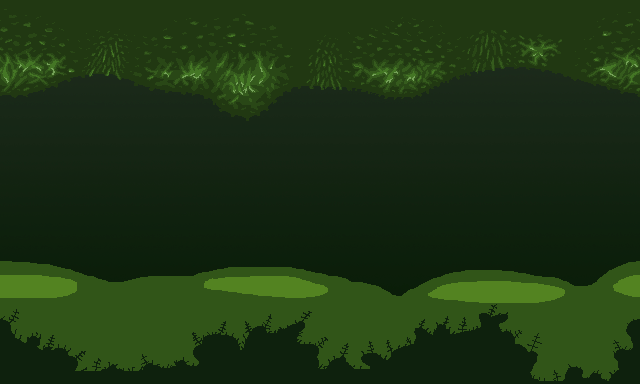
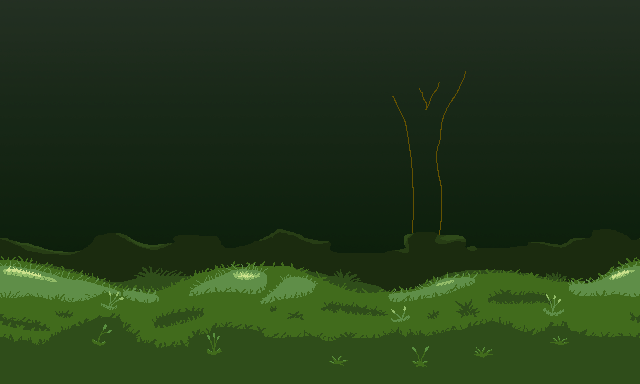
Two versions of the same layered image (640px x 384px). Layer-by-layer changes:
removed group "ForeGround" (8 layers) over [left=0, top=0, right=640, bottom=384]
removed group "Top Foreground" (5 layers) from group "ForeGround" over [left=0, top=0, right=640, bottom=121]
removed layer "Top Foreground Shine" from group "Top Foreground" over [left=4, top=34, right=638, bottom=95]
removed layer "Top Foreground Light" from group "Top Foreground" over [left=0, top=34, right=640, bottom=102]
removed layer "Top Foreground Light Dark" from group "Top Foreground" over [left=0, top=21, right=640, bottom=104]
removed layer "Top Foregorund Dark" from group "Top Foreground" over [left=0, top=9, right=640, bottom=113]
removed layer "Top Foreground Darkest" from group "Top Foreground" over [left=0, top=0, right=640, bottom=121]
removed group "Bottom Foreground" (1st of 2, in "ForeGround") (1 layers) from group "ForeGround" over [left=0, top=0, right=640, bottom=384]
removed layer "Bottom Foreground" (2nd of 2, in "ForeGround" › "Bottom Foreground") from group "Bottom Foreground" over [left=0, top=0, right=640, bottom=384]
removed group "BackGround 1" (2 layers) over [left=0, top=261, right=640, bottom=384]
removed layer "Lager 5" from group "BackGround 1" over [left=0, top=275, right=640, bottom=303]
removed layer "First Behind Tiles" from group "BackGround 1" over [left=0, top=261, right=640, bottom=384]
removed group "Random" (4 layers) over [left=0, top=0, right=640, bottom=384]
added layer "BackGround 1" above "Background 2" over [left=0, top=256, right=640, bottom=384]
added group "Background 2" with 3 layers above "Background 3" over [left=0, top=71, right=640, bottom=384]
added layer "Base" in group "Background 2" over [left=0, top=71, right=640, bottom=384]
renamed "Furthest Away" to "BackGround 4", moved it out of group "Random" over [left=0, top=0, right=640, bottom=384]
…and 2 more changes (2 added)
